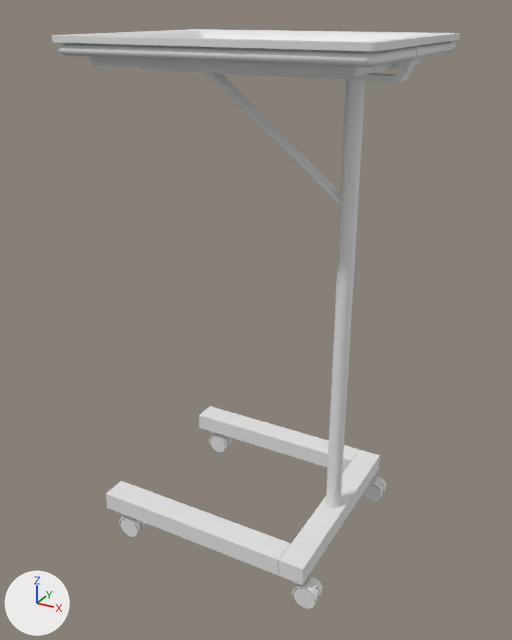
The FBX model FleshBois/Assets/Art_Assets/Meshes/SM_MayoTable.fbx, before and after one commit.
The view is the same before and after, from a 50 mm camera at (0.517, -0.911, 0.836) aimed at (0.021, -0.009, 0.384). The axes (+X, +Y, +Z) are drawn at lower left. The lights are the same throughout. Where no turn or scale is listed for an object, it has been applied to the vertices.

The older version as bpy lines, for what is in view:
```python
me_mesh = bpy.data.meshes.new('Mesh')
me_mesh.from_pydata(...)  # 228 vertices, 208 faces; spans x -0.195..0.248, y -0.168..0.175, z 0.048..0.795
me_mesh_001 = bpy.data.meshes.new('Mesh.001')
me_mesh_001.from_pydata(...)  # 96 vertices, 188 faces; spans x -0.223..0.223, y -0.174..0.174, z -0.027..0.01
me_mesh_002 = bpy.data.meshes.new('Mesh.002')
me_mesh_002.from_pydata(...)  # 204 vertices, 354 faces; spans x -0.009..0.0423, y -0.0129..0.0134, z -0.0489..0.0006
me_mesh_003 = bpy.data.meshes.new('Mesh.003')
me_mesh_003.from_pydata(...)  # 204 vertices, 354 faces; spans x -0.009..0.0423, y -0.0129..0.0134, z -0.0489..0.0006
me_mesh_004 = bpy.data.meshes.new('Mesh.004')
me_mesh_004.from_pydata(...)  # 204 vertices, 354 faces; spans x -0.009..0.0423, y -0.0129..0.0134, z -0.0489..0.0006
me_mesh_005 = bpy.data.meshes.new('Mesh.005')
me_mesh_005.from_pydata(...)  # 204 vertices, 354 faces; spans x -0.009..0.0423, y -0.0129..0.0134, z -0.0489..0.0006
ob_casterwheel01 = bpy.data.objects.new('CasterWheel01', me_mesh_002)
ob_casterwheel01.location = (0.165, -0.148, 0.048)
ob_casterwheel02 = bpy.data.objects.new('CasterWheel02', me_mesh_003)
ob_casterwheel02.location = (-0.168, 0.143, 0.048)
ob_casterwheel03 = bpy.data.objects.new('CasterWheel03', me_mesh_004)
ob_casterwheel03.location = (-0.168, -0.148, 0.048)
ob_casterwheel04 = bpy.data.objects.new('CasterWheel04', me_mesh_005)
ob_casterwheel04.location = (0.165, 0.143, 0.048)
ob_tableframe = bpy.data.objects.new('TableFrame', me_mesh)
ob_tableframe.location = (0.0, 0.0, 0.0)
ob_tray = bpy.data.objects.new('Tray', me_mesh_001)
ob_tray.location = (0.027, 0.004, 0.794)
```
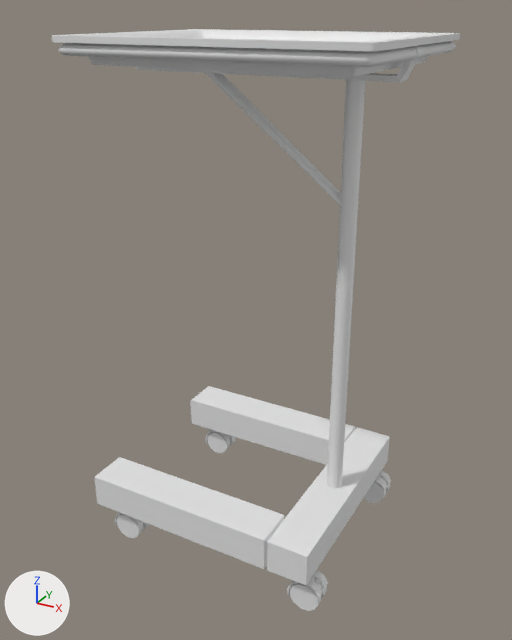
Edits to the scene script, one JSON object a line:
```json
{"block": "me_mesh_002", "where": "me_mesh_002.from_pydata(...)  # 204 vertices, 354 faces; spans x -0.009..0.0423, y -0.0129..0.0134, z -0.0489..0.0006"}
{"block": "me_mesh_002", "where": "# used by ob_casterwheel01; location = (0.165, -0.148, 0.048)"}
{"block": "me_mesh_002", "change": "me_mesh_002 part 2: the whole mesh is scaled about its middle by 1.31, then moved by (-0.0014, 0.0001, -0.0057)"}
{"block": "me_mesh", "where": "# used by ob_tableframe; location = (0.0, 0.0, 0.0)"}
{"op": "remove", "block": "me_mesh", "code": "me_mesh.from_pydata(...)  # 228 vertices, 208 faces; spans x -0.195..0.248, y -0.168..0.175, z 0.048..0.795"}
{"op": "add", "block": "me_mesh", "code": "me_mesh.from_pydata(...)  # 228 vertices, 208 faces; spans x -0.206..0.248, y -0.179..0.179, z 0.06..0.795"}
{"block": "me_mesh", "change": "me_mesh part 1: 64 of 228 vertices moved; they spanned x -0.187..0.187, y -0.166..0.166, z 0.048..0.078 and now span x -0.206..0.198, y -0.179..0.179, z 0.06..0.12; mean shift (-0.01, 0.0, 0.026); largest move (0.147, 0.125, 0.078) -> (0.134, 0.113, 0.12)"}
{"op": "set", "path": "ob_casterwheel01.location", "old": "(0.165, -0.148, 0.048)", "new": "(0.165, -0.148, 0.062)"}
{"op": "set", "path": "ob_casterwheel03.location", "old": "(-0.168, -0.148, 0.048)", "new": "(-0.168, -0.148, 0.062)"}
{"op": "set", "path": "ob_casterwheel02.location", "old": "(-0.168, 0.143, 0.048)", "new": "(-0.168, 0.143, 0.062)"}
{"op": "set", "path": "ob_casterwheel04.location", "old": "(0.165, 0.143, 0.048)", "new": "(0.165, 0.143, 0.062)"}
```

Where the change shows, as pixel boxes [x1, y1, x2, y2] in the pictures (512 x 640 px; the box of a moved part takes in the faces that stretch with it):
```json
{"object": "CasterWheel01", "change": "mesh rescaled, moved", "before": [292, 576, 323, 609], "after": [287, 570, 328, 611], "on screen": "31% wider, 24% taller"}
{"object": "CasterWheel04", "change": "moved", "before": [363, 476, 387, 502], "after": [364, 470, 391, 503]}
{"object": "CasterWheel03", "change": "moved", "before": [119, 514, 147, 537], "after": [115, 512, 149, 538]}
{"object": "CasterWheel02", "change": "moved", "before": [209, 431, 232, 452], "after": [206, 429, 235, 453]}
{"part": 1, "of": "me_mesh", "change": "moved or reshaped", "before": [106, 406, 380, 585], "after": [94, 386, 390, 585]}
```
